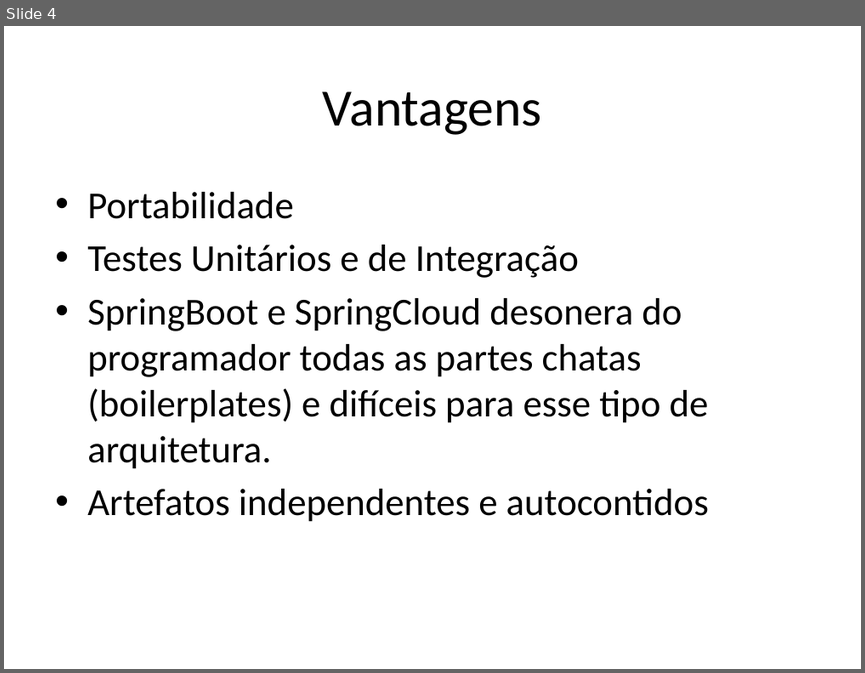
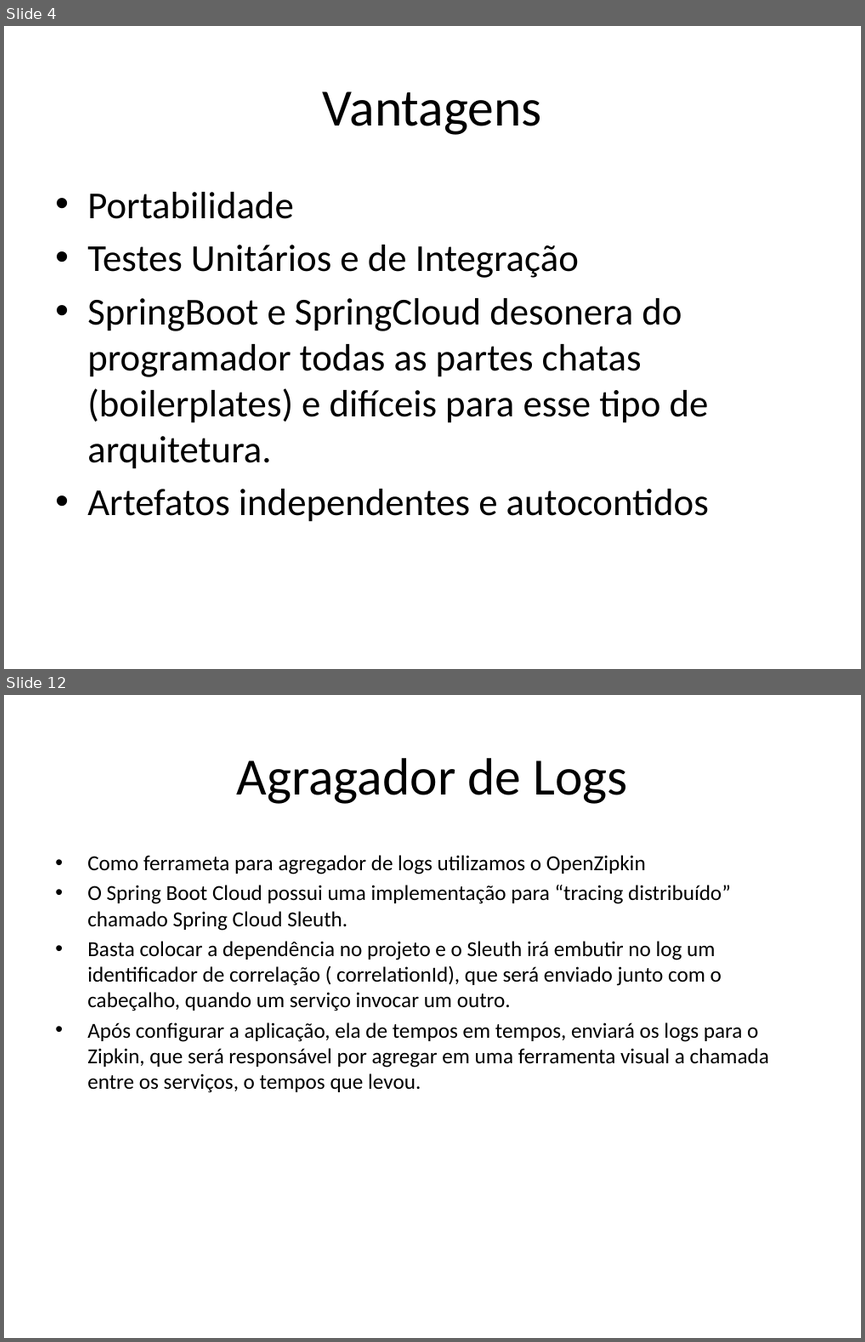
Before and after one commit to MarcelloTinoco/arquitetura-software, a slide deck: Arquitetura Siplad V3.pptx. Shown one above the other, each under a label of ours: slide 4 before the commit, slides 4 and 12 after it; the slides between them are not shown. The pictures are 865x673 and 865x1342 pixels, drawn with LibreOffice and Linux fonts; fonts in the diff are those of the drawing. Boxes give left, top, right and bottom in pixels: in the first picture for what was removed or moved away, otherwise in the second. Text is boxed around its words. In the diff, an @@ line names an element or a change of style, - is before the commit and + after.

Commit message:
1 - Refactory no artefato siplad-gateway, para importar o artefato siplad-service-core. 2 - Incremento no Power Point da Arquitetura Siplad V3

```diff
--- a/Arquitetura Siplad V3.pptx
+++ b/Arquitetura Siplad V3.pptx
@@ slide 12 added at [4, 695, 861, 1338], background #FFFFFF @@
@@ title added at [237, 758, 627, 804], 44 pt, text #000000 @@
+Agragador de Logs
@@ text added at [87, 855, 769, 1093], 18 pt, text #000000 @@
+• Como ferrameta para agregador de logs utilizamos o OpenZipkin
+• O Spring Boot Cloud possui uma implementação para “tracing distribuído” chamado Spring Cloud Sleuth.
+• Basta colocar a dependência no projeto e o Sleuth irá embutir no log um identificador de correlação ( correlationId), que será enviado junto com o cabeçalho, quando um serviço invocar um outro.
+• Após configurar a aplicação, ela de tempos em tempos, enviará os logs para o Zipkin, que será responsável por agregar em uma ferramenta visual a chamada entre os serviços, o tempos que levou.
```
Also in this commit, not shown: 1 slide changed, 8 other slides added, 33 other files.
